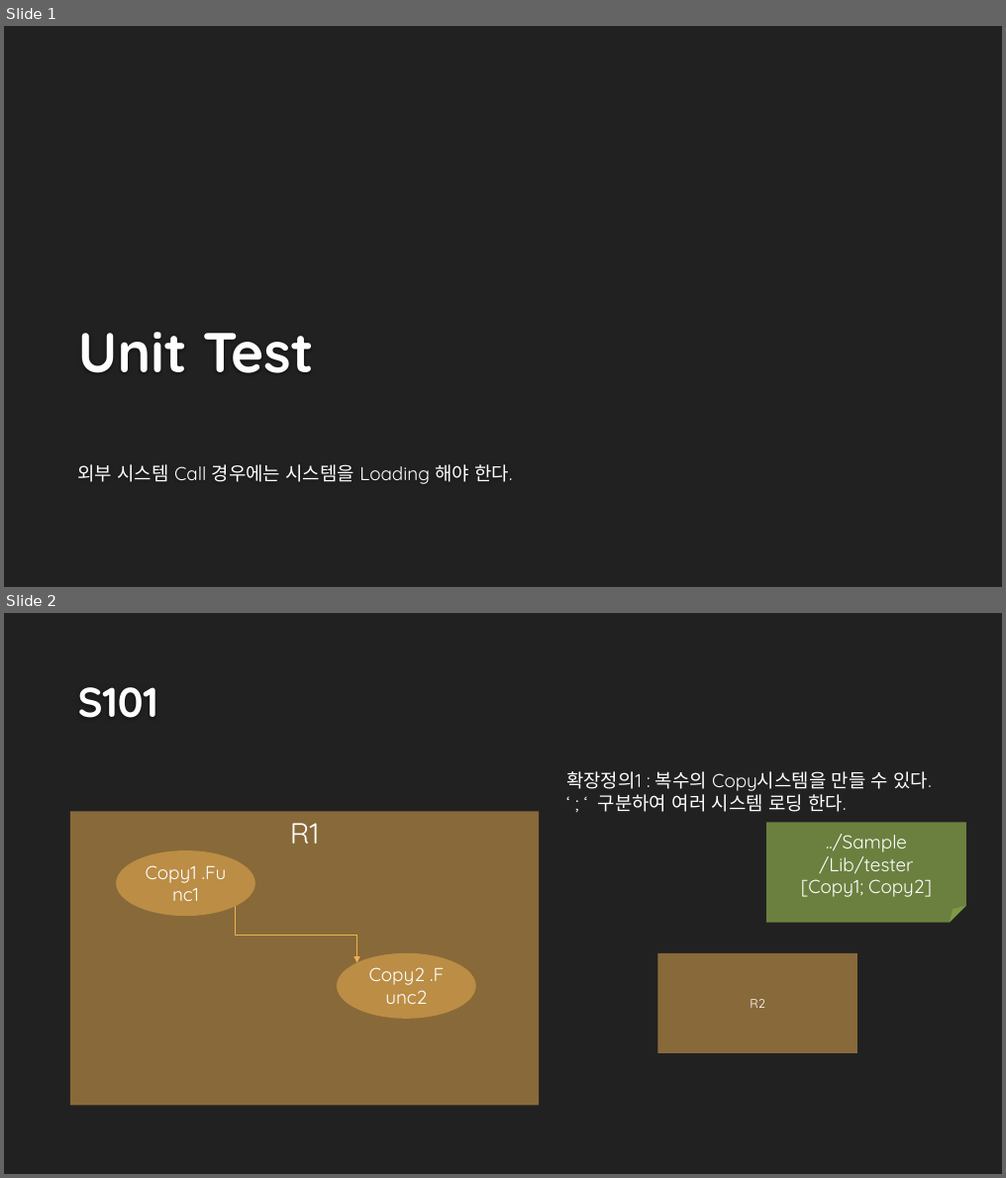
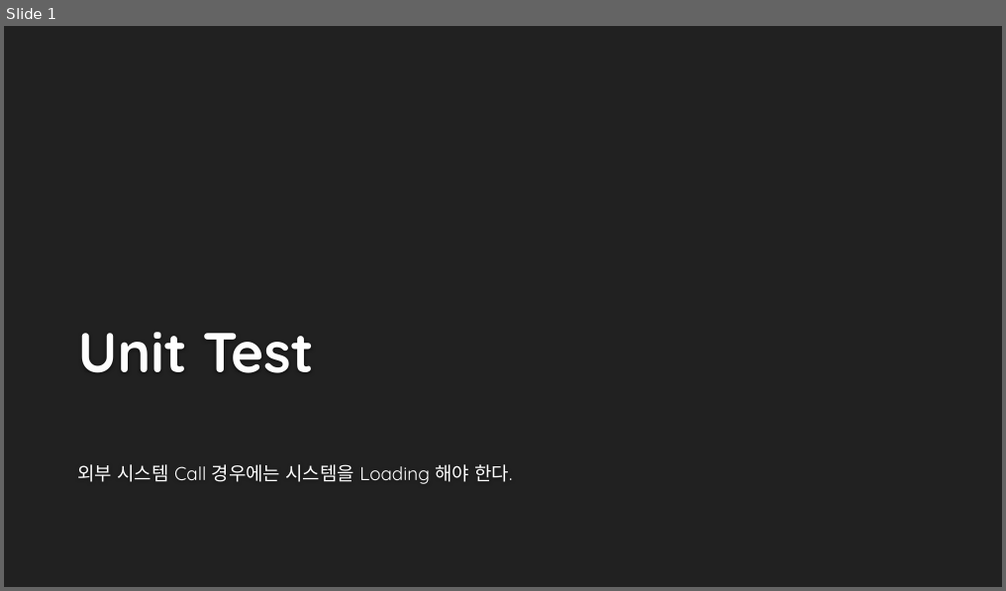
Before and after one commit to DualsoftDev/ds, a slide deck: DsDotNet/src/UnitTest/UnitTest.Model/ImportOfficeExample/ppt/T7_CopySystem.pptx. Shown one above the other, each under a label of ours: slides 1 and 2 before the commit, slide 1 after it. The pictures are 1006x1178 and 1006x591 pixels, drawn with LibreOffice and Linux fonts; fonts in the diff are those of the drawing; background and template pictures are left out. Boxes give left, top, right and bottom in pixels: in the first picture for what was removed or moved away, otherwise in the second. Text is boxed around its words. In the diff, an @@ line names an element or a change of style, - is before the commit and + after.

```diff
--- a/DsDotNet/src/UnitTest/UnitTest.Model/ImportOfficeExample/ppt/T7_CopySystem.pptx
+++ b/DsDotNet/src/UnitTest/UnitTest.Model/ImportOfficeExample/ppt/T7_CopySystem.pptx
@@ slide 2 removed at bbox=[4, 613, 1002, 1174], background #212121 @@
@@ title removed at bbox=[78, 687, 158, 718] @@
-S101
@@ text removed at bbox=[566, 771, 931, 812] @@
-확장정의1 : 복수의 Copy시스템을 만들 수 있다.
-‘ ; ‘ 구분하여 여러 시스템 로딩 한다.
@@ folded corner removed at bbox=[767, 823, 966, 923] @@
-../Sample
-/Lib/tester
-[Copy1; Copy2]
@@ group removed at bbox=[70, 811, 540, 1106]: 2 ellipses, 1 rectangle, 1 elbow arrow @@
-R1
-Copy1 .Func1
-Copy2 .Func2
@@ rectangle removed at bbox=[658, 954, 858, 1054] @@
-R2
```
Also in this commit, not shown: 1 slide changed, 12 other files.
